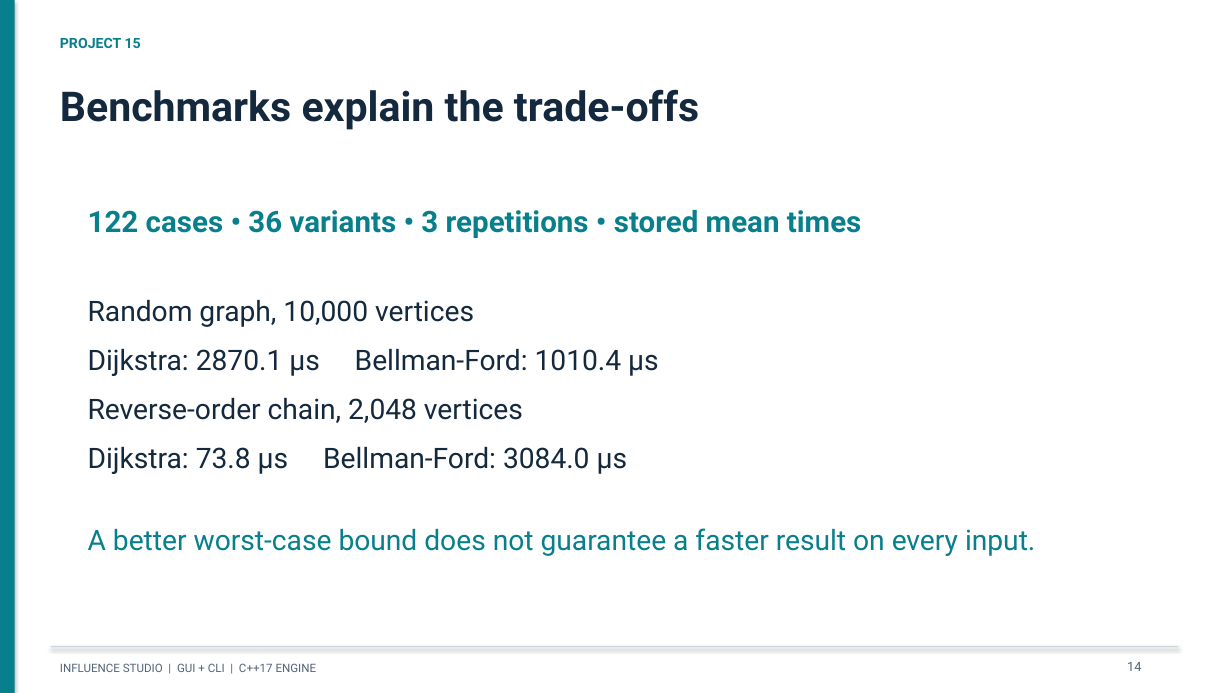
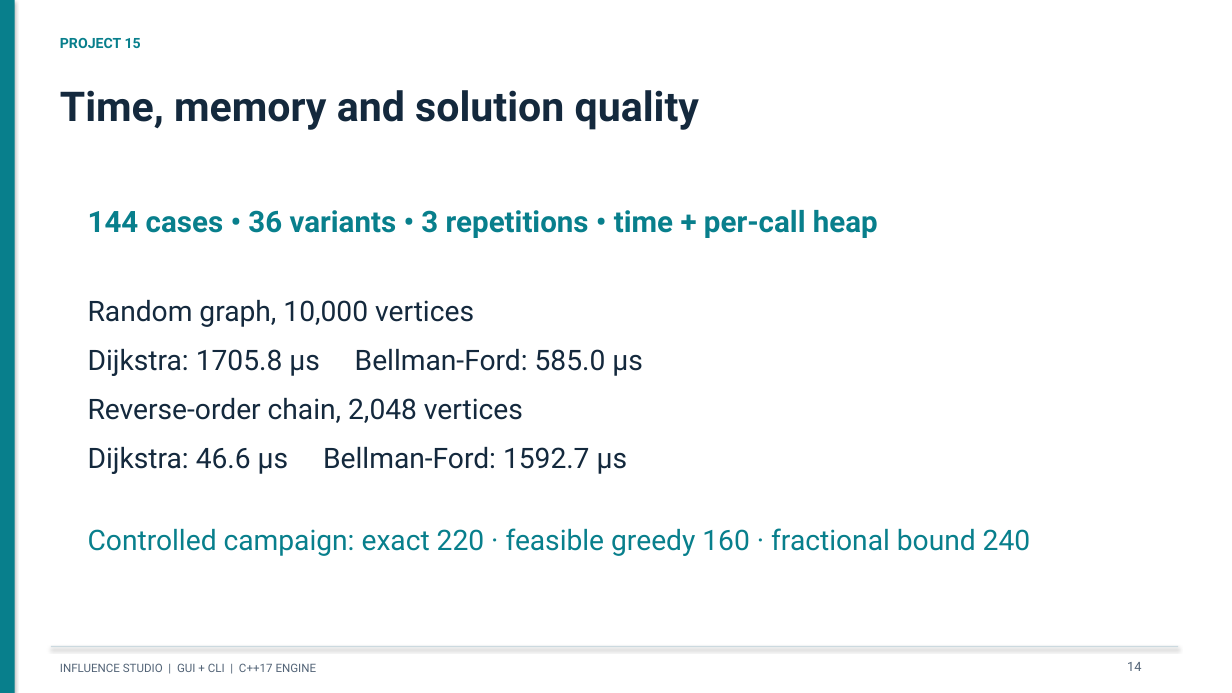
Before and after one commit to Aymuos22/nikita, a slide deck: slide 14 of docs/presentation/Project_15_Presentation.pptx. Drawn at 1232x693 pixels with LibreOffice and Linux fonts; fonts in the diff are those of the drawing. Boxes give left, top, right and bottom in pixels: in the first picture for what was removed or moved away, otherwise in the second. Text is boxed around its words. In the diff, an @@ line names an element or a change of style, - is before the commit and + after.

```diff
--- a/docs/presentation/Project_15_Presentation.pptx
+++ b/docs/presentation/Project_15_Presentation.pptx
@@ text at bbox=[60, 90, 699, 130]: text changed @@
-Benchmarks explain the trade-offs
+Time, memory and solution quality
@@ text at bbox=[88, 210, 878, 238]: text changed @@
-122 cases • 36 variants • 3 repetitions • stored mean times
+144 cases • 36 variants • 3 repetitions • time + per-call heap
@@ text at bbox=[88, 348, 643, 376]: text changed @@
-Dijkstra: 2870.1 µs Bellman-Ford: 1010.4 µs
+Dijkstra: 1705.8 µs Bellman-Ford: 585.0 µs
@@ text at bbox=[88, 446, 590, 474]: text changed @@
-Dijkstra: 73.8 µs Bellman-Ford: 3084.0 µs
+Dijkstra: 46.6 µs Bellman-Ford: 1592.7 µs
@@ text at bbox=[88, 528, 1030, 556]: text changed @@
-A better worst-case bound does not guarantee a faster result on every input.
+Controlled campaign: exact 220 · feasible greedy 160 · fractional bound 240
```
Also in this commit, not shown: 3 other slides changed, 28 other files.
